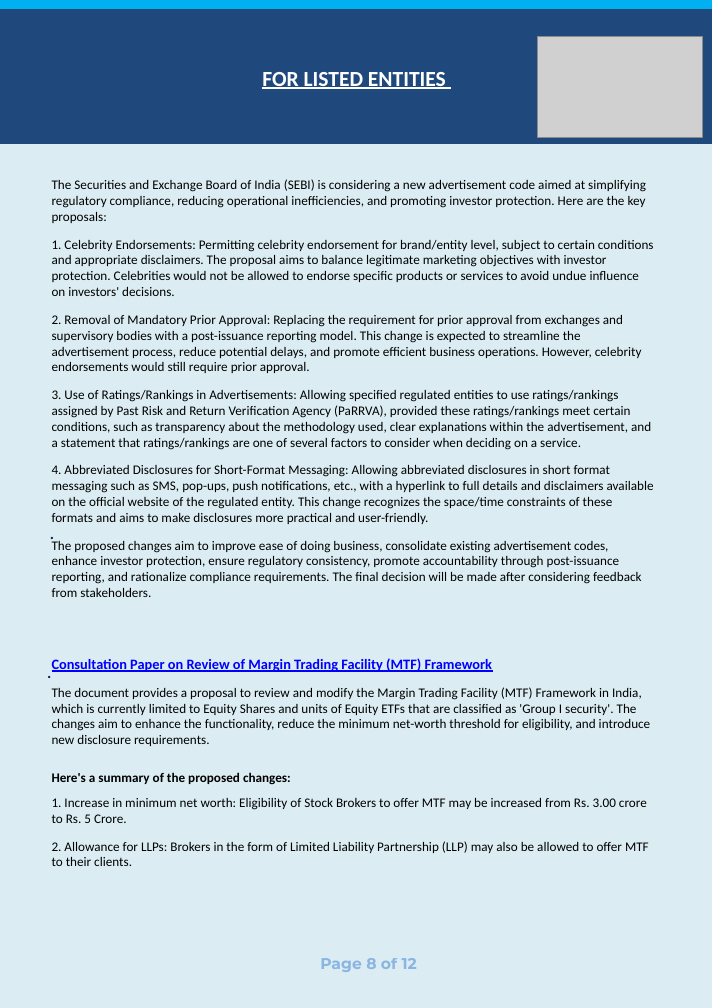
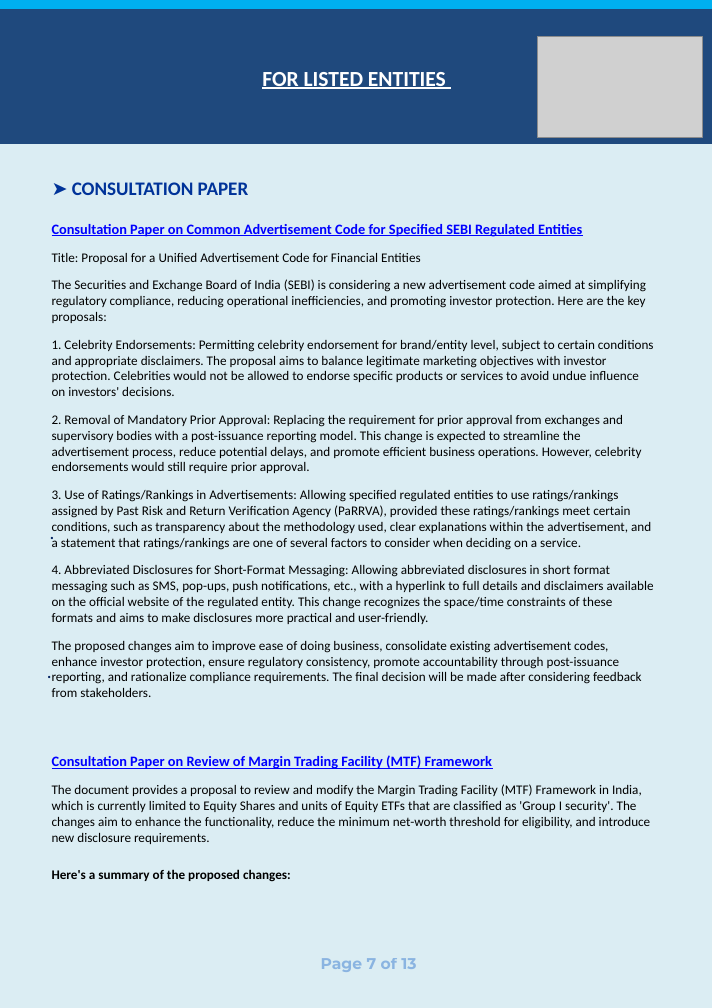
Before and after one commit to vidit-arca/Newsletter_Agent, a slide deck: slide 7 of output.pptx (slide 8 before the commit). Drawn at 712x1008 pixels with LibreOffice and Linux fonts; fonts in the diff are those of the drawing; grey boxes stand for pictures. Boxes give left, top, right and bottom in pixels: in the first picture for what was removed or moved away, otherwise in the second. Text is boxed around its words. In the diff, an @@ line names an element or a change of style, - is before the commit and + after.

```diff
--- a/output.pptx
+++ b/output.pptx
@@ text added at (72, 182, 249, 195), 16 pt, text #003399, bold @@
+➤ CONSULTATION PAPER
@@ text "Consultation Paper on Common Advertisement ...": place and size @@
-text "Consultation Paper on Common Advertisement ..." at (52, 179, 654, 597)
+text "Consultation Paper on Common Advertisement ..." at (52, 224, 654, 697)
@@ text at (52, 224, 582, 264): paragraphs added @@
+Consultation Paper on Common Advertisement Code for Specified SEBI Regulated Entities
+Title: Proposal for a Unified Advertisement Code for Financial Entities
@@ text "Consultation Paper on Review of ...": place and size @@
-text "Consultation Paper on Review of ..." at (52, 658, 651, 866)
+text "Consultation Paper on Review of ..." at (52, 755, 651, 882)
@@ text at (52, 798, 649, 866): paragraphs removed @@
-1. Increase in minimum net worth: Eligibility of Stock Brokers to offer MTF may be increased from Rs. 3.00 crore to Rs. 5 Crore.
-2. Allowance for LLPs: Brokers in the form of Limited Liability Partnership (LLP) may also be allowed to offer MTF to their clients.
@@ text at (321, 958, 416, 972): text changed @@
-Page 8 of 12
+Page 7 of 13
```
Also in this commit, not shown: 10 other slides changed, 1 slide added, 2 other files.
